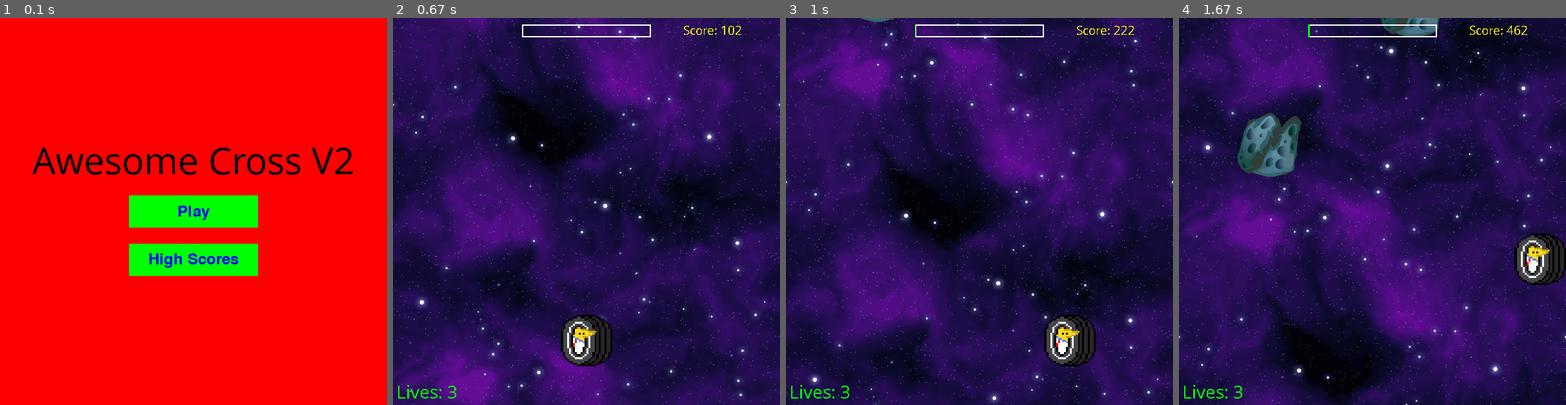
Above: before the commit, frames 1-4 (left to right).
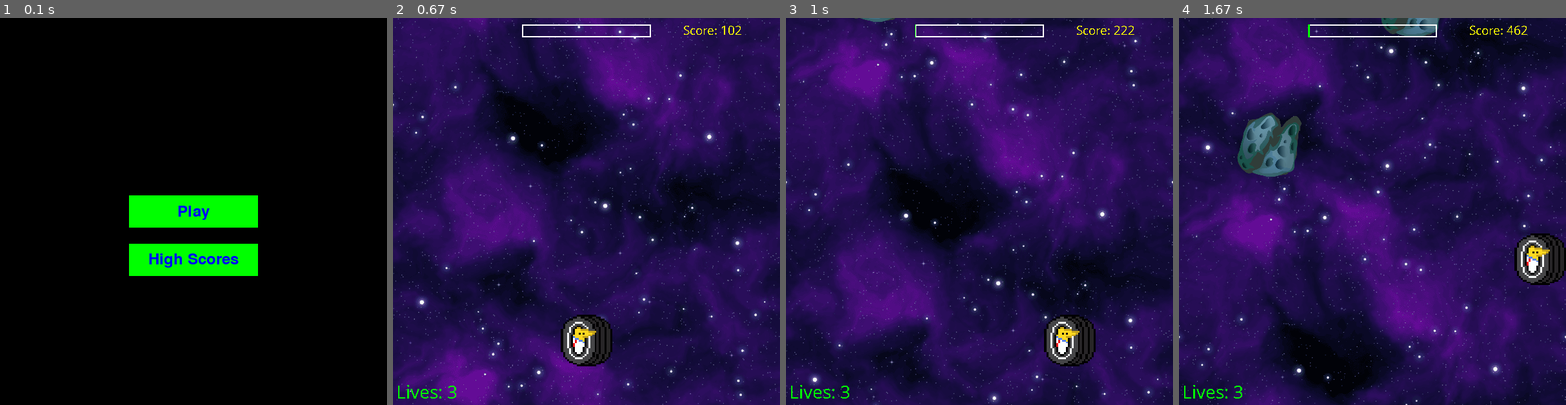
Above: after the commit, the same moments.

Repository: AndrewFagan04/CS_370_AwexomeCross
Game: pygame game, started from Cycle_2/main.py
The game is run twice, just before and just after one commit, with the same random seed, the same clock (stepped at 60 frames per second) and the same inputs.
Inputs:
- Up to frame 1 (0.1 s): no input
- Up to frame 2 (0.67 s): click "Play" at 0.38 s
- Up to frame 3 (1 s): hold D from 0.67 s (still down)
- Up to frame 4 (1.67 s): release D at 1.13 s; hold W 1.17-1.47 s; hold D from 1.5 s (still down)

The runs differ from the first frame. In frame 1, 93% of the frame differs, in the area x 0-100%, y 0-100%; in frame 2, nothing differs; in frame 3, nothing differs; in frame 4, nothing differs.

Commit message:
put in title screen

Diff:
--- a/Cycle_2/screens.py
+++ b/Cycle_2/screens.py
@@ -33,7 +33,7 @@
     my_font = pygame.font.SysFont('Comic Sans MS', 60)
 
     while True:
-        window.fill(RED)
+
         start_surface = my_font.render('Awesome Cross V2', False, (0, 0, 0)) #play
         start_rect = start_surface.get_rect(center = (WIDTH/2, LENGTH / 2 - 80)) #created rect for the play to center it
         window.blit(start_surface, start_rect)
Binary file added: Cycle_2/sprites/AwexomeCrossTitleScreenW.png
Binary file added: Cycle_2/sprites/AwexomeCrossTitleScreenY.png
Not shown, added: Cycle_2/sprites/TITLESCREEN.mp4
